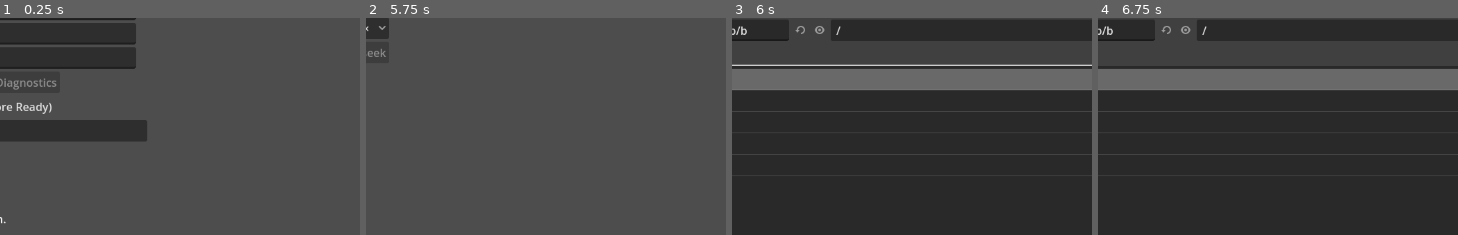
Above: before the commit, frames 1-4 (left to right).
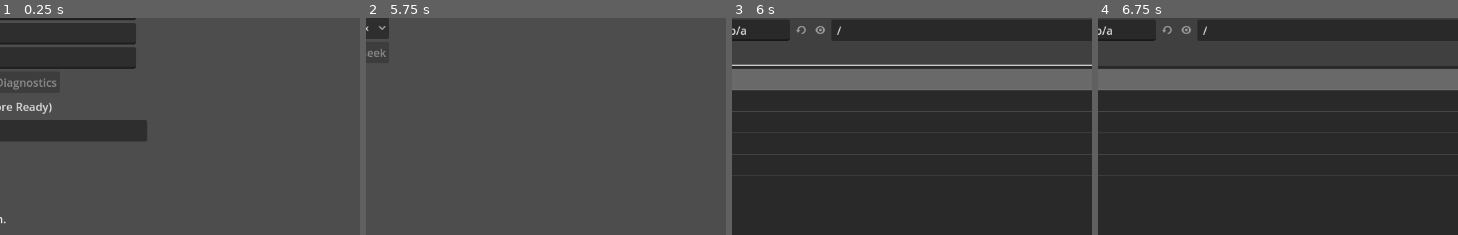
Above: after the commit, the same moments.

Repository: Ambiguous-Interactive/fortress-rollback-godot
Game: Godot game, scene res://examples/online/online.tscn
Same seed, same stepped clock (60 frames per second), same inputs: the game is played once before the commit and once after it. The project has no main scene, so this scene is started directly.
Inputs (mouse positions are % of the whole screen's width and height, from its top left):
- Up to frame 1 (0.25 s): no input
- Up to frame 2 (5.75 s): click (44, 18) at 0.52 s; type "12" at 0.6 s; click "Create room" at 1.25 s; click "Join room" at 2 s; click "Record replay: first 10 minut…" at 2.75 s; click "Record replay: first 10 minut…" at 3.5 s; click "Record replay: first 10 minut…" at 4.25 s; click "Watch replay" at 5 s
- Up to frame 3 (6 s): click "Open replay" at 5.75 s
- Up to frame 4 (6.75 s): click (38, 80) at 6.52 s; type "12" at 6.6 s
The pictures show only the part of the screen within x 46-96%, y 9-59%; the shares and areas given below are measured in that part.

Frames 1-2 are identical in both runs. In frame 3, 0.1% of the frame differs, in the area x 2-31%, y 3-11%; in frame 4, 0.1%.

Commit message:
Finish callback Leave before releasing online owners

Diff:
--- a/examples/online/lobby.gd
+++ b/examples/online/lobby.gd
@@ -35,6 +35,13 @@
 func connect_room(endpoint: String, player_name: String, room: String, now_us: int) -> Error:
 	if _is_busy():
 		return ERR_BUSY
+	_is_servicing = true
+	var code: Error = _connect_room(endpoint, player_name, room, now_us)
+	_is_servicing = false
+	return code
+
+
+func _connect_room(endpoint: String, player_name: String, room: String, now_us: int) -> Error:
 	if client != null:
 		return ERR_ALREADY_IN_USE
 	if now_us < 0 or not (endpoint.begins_with("ws://") or endpoint.begins_with("wss://")) or player_name.strip_edges().is_empty():
@@ -75,15 +82,20 @@
 	_last_now = now_us
 	_deadline = now_us + 30000000
 	_connect_callbacks()
+	var revision: int = _connection_revision
 	state = "connecting"
 	message = "Connecting to SignalFish…"
 	var configured: Error = client.call("configure", _config)
+	if revision != _connection_revision:
+		return ERR_UNAVAILABLE
 	if configured != OK:
 		_fail("SDK configuration failed (%d)." % configured)
 		return configured
 	if state == "failed":
 		return ERR_UNAVAILABLE
 	var connected: Error = client.call("connect_to_server")
+	if revision != _connection_revision:
+		return ERR_UNAVAILABLE
 	if connected != OK:
 		_fail("Connection failed (%d)." % connected)
 		return connected
@@ -99,20 +111,35 @@
 func ready() -> Error:
 	if _is_busy():
 		return ERR_BUSY
-	if state != "lobby" or has_readied or client.call("get_players").size() != 2:
+	_is_servicing = true
+	var code: Error = _ready()
+	_is_servicing = false
+	return code
+
+
+func _ready() -> Error:
+	if state != "lobby" or has_readied:
+		return ERR_UNAVAILABLE
+	var revision: int = _connection_revision
+	var players: Array = client.call("get_players")
+	if revision != _connection_revision or players.size() != 2:
 		return ERR_UNAVAILABLE
 	var roster: PackedStringArray = PackedStringArray()
-	for player: RefCounted in client.call("get_players"):
+	for player: RefCounted in players:
 		roster.append(player.get("id"))
 	# Host entropy belongs to the transport lifetime, never to simulation state.
 	var incarnation: PackedByteArray = Crypto.new().generate_random_bytes(8)
 	var frozen: Error = game_match.freeze(client, mesh, roster, incarnation)
+	if revision != _connection_revision:
+		return ERR_UNAVAILABLE
 	if frozen != OK:
 		_fail("Could not freeze the two-player room (%d)." % frozen)
 		return frozen
 	if state == "failed":
 		return ERR_UNAVAILABLE
 	var code: Error = client.call("set_ready")
+	if revision != _connection_revision:
+		return ERR_UNAVAILABLE
 	if code != OK:
 		_fail("Ready failed (%d)." % code)
 		return code
@@ -126,11 +153,21 @@
 func start() -> Error:
 	if _is_busy():
 		return ERR_BUSY
+	_is_servicing = true
+	var code: Error = _start()
+	_is_servicing = false
+	return code
+
+
+func _start() -> Error:
 	if not is_creator or not has_readied or not all_ready or state != "lobby":
 		return ERR_UNAVAILABLE
+	var revision: int = _connection_revision
 	state = "starting"
 	_deadline = _last_now + 30000000
 	var code: Error = client.call("start_game")
+	if revision != _connection_revision:
+		return ERR_UNAVAILABLE
 	if code != OK:
 		_fail("Start failed (%d)." % code)
 	elif state == "failed":
@@ -163,13 +200,19 @@
 		_fail(game_match.failure)
 		_finish_cleanup()
 		return
+	var revision: int = _connection_revision
 	client.call("poll")
-	if state == "failed":
+	if revision != _connection_revision or state == "failed":
 		return
 	mesh.call("poll")
-	if state == "failed":
-		return
-	if state == "connecting" and client.call("is_authenticated") and _info != null:
+	if revision != _connection_revision or state == "failed":
+		return
+	var authenticated: bool = false
+	if state == "connecting":
+		authenticated = client.call("is_authenticated")
+		if revision != _connection_revision:
+			return
+	if state == "connecting" and authenticated and _info != null:
 		var params: RefCounted = _sdk.JoinRoomParams.new()
 		params.set("game_name", "fortress-online-integer")
 		params.set("player_name", _name)
@@ -178,6 +221,8 @@
 		params.set("supports_authority", false)
 		state = "joining"
 		var code: Error = client.call("join_room", params)
+		if revision != _connection_revision:
+			return
 		if code != OK:
 			_fail("Room join failed (%d)." % code)
 		if state == "failed":
@@ -187,6 +232,8 @@
 		return
 	if has_readied:
 		var route: String = game_match.adapter.status().route
+		if revision != _connection_revision:
+			return
 		if route in ["blocked", "restart_required"]:
 			_fail("Room membership or transport lifetime changed.")
 		elif route in ["relay", "relay_required"] and not game_match.has_started:
@@ -196,13 +243,19 @@
 				state = "starting"
 				_deadline = now_us + 30000000
 			var transport: Object = mesh.call("get_multiplayer_peer")
+			if revision != _connection_revision:
+				return
 			if transport != null:
 				transport.call("poll")
-				if state == "failed":
+				if revision != _connection_revision or state == "failed":
 					return
 				var peers: Dictionary = transport.call("get_peers")
+				if revision != _connection_revision:
+					return
 				if peers.size() == 1 and peers.values()[0].get("connected", false):
 					var started: Error = game_match.start_transport(client, mesh, _config, _info, now_us - _epoch)
+					if revision != _connection_revision:
+						return
 					if started != OK:
 						_fail("Transport setup failed (%d)." % started)
 					elif state != "failed":
@@ -218,24 +271,37 @@
 
 
 func disconnect_room() -> void:
+	if _closing:
+		return
+	var defer_release: bool = _is_servicing or game_match._is_busy()
 	_connection_revision += 1
 	_closing = true
-	game_match.detach()
-	_cleanup_pending = false
-	if mesh != null:
-		mesh.free()
-		mesh = null
-	if client != null:
-		client.call("close", 1000, "Leaving example room")
-		client.free()
-		client = null
+	var previous_mesh: Node = mesh
+	var previous_client: Node = client
+	mesh = null
+	client = null
 	_config = null
 	_info = null
 	state = "offline"
 	message = "Left the room. Create a new room and share its new code to restart."
 	has_readied = false
 	all_ready = false
+	game_match.detach()
+	_cleanup_pending = false
+	_release_node(previous_mesh, defer_release)
+	if previous_client != null:
+		previous_client.call("close", 1000, "Leaving example room")
+		_release_node(previous_client, defer_release)
 	_closing = false
+
+
+func _release_node(node: Node, defer_release: bool) -> void:
+	if not is_instance_valid(node):
+		return
+	if defer_release:
+		node.queue_free()
+	else:
+		node.free()
 
 
 func _connect_callbacks() -> void:
@@ -302,4 +368,4 @@
 
 
 func _is_busy() -> bool:
-	return _is_servicing or game_match._is_busy()
+	return _closing or _is_servicing or game_match._is_busy()
--- a/examples/online/match.gd
+++ b/examples/online/match.gd
@@ -173,6 +173,8 @@
 		# leave the rest of the frame's budget to the browser and the game.
 		if _pending.is_empty() and fallback.idle():
 			break
+	if not has_started:
+		return
 	if failure.is_empty() and replay_finishing:
 		_finish_replay_boundary(now_us)
 	elif failure.is_empty() and peer.network_status().state == "running":
@@ -180,6 +182,8 @@
 			_held = buttons
 		var samples: Array[Driver.LocalInput] = [Driver.LocalInput.new(local_slot, peer.status().current_frame, PackedByteArray([_held]))]
 		var result: Driver.StepResult = peer.step(now_us, samples)
+		if not has_started:
+			return
 		if result.code == Types.Code.OK:
 			_held = -1
 			has_recorded_replay = has_recorded_replay or (record_replay and peer.status().current_frame > 0 and peer.status().confirmed_frame >= 0)
@@ -189,7 +193,8 @@
 			failure = "Game stopped (%d). Leave and create a new room." % result.code
 		if failure.is_empty():
 			_service(now_us)
-	_collect_events()
+	if has_started:
+		_collect_events()
 
 
 ## Stop local gameplay and request final-state evidence while game callbacks remain legal.
@@ -212,9 +217,13 @@
 	if replay_captured or replay_capture_code not in [Types.Code.PREDICTION_STALL, Types.Code.NETWORK_BACKPRESSURE]:
 		return
 	var recovered: Driver.StepResult = peer.recover(now_us)
+	if not has_started:
+		return
 	replay_capture_code = recovered.code
 	if recovered.code == Types.Code.OK:
 		replay_capture_code = peer.capture_replay_boundary().code
+		if not has_started:
+			return
 		replay_captured = replay_capture_code == Types.Code.OK
 		has_recorded_replay = has_recorded_replay or replay_captured or (peer.replay() != null and peer.replay().frame_count() > 0)
 	if peer.status().lifecycle == Types.Lifecycle.TERMINATED:
@@ -247,6 +256,8 @@
 func _poll_protocol(now_us: int) -> bool:
 	for _attempt: int in 2:
 		var code: int = peer.poll(now_us, [next_token()])
+		if not has_started:
+			return false
 		if code not in [Inputs.Code.OK, Inputs.Code.BACKPRESSURE]:
 			failure = "Protocol stopped (%d). Leave and create a new room." % code
 			return false
@@ -280,12 +291,16 @@
 		_pending = peer.drain_outbox()
 	if not _pending.is_empty():
 		var accepted: int = fallback.enqueue_batch(_pending)
+		if not has_started:
+			return false
 		if accepted == Fallback.Code.OK:
 			_pending.clear()
 		elif accepted != Fallback.Code.BACKPRESSURE:
 			failure = "Transport queue stopped (%d). Leave and create a new room." % accepted
 			return false
 	var result: Fallback.Result = fallback.poll(now_us, next_token)
+	if not has_started:
+		return false
 	if result.code not in [Fallback.Code.OK, Fallback.Code.BACKPRESSURE]:
 		failure = "Transport stopped (%d). Leave and create a new room." % result.code
 		return false
@@ -293,12 +308,14 @@
 
 
 func detach() -> void:
+	has_started = false
+	if peer._core != null:
+		peer._core.terminate()
 	fallback.detach()
 	direct.detach()
 	relay.detach()
 	adapter.detach()
 	_pending.clear()
-	has_started = false
 
 
 func _is_busy() -> bool:
--- /dev/null
+++ b/tests/unit/test_online_cancellation.gd
@@ -0,0 +1,403 @@
+extends RefCounted
+
+# Value: protects=callback cancellation ends online service without freeing emitting nodes or advancing canceled work;
+# fails_when=Leave frees a live SDK owner or a detached match runs another frame; why_new=ordinary cleanup runs between ticks; seam=none
+const Fixture = preload("res://tests/unit/test_online_example.gd")
+const Lobby = preload("res://examples/online/lobby.gd")
+const Simulation = preload("res://examples/offline/simulation.gd")
+const Driver = preload("res://addons/fortress_rollback/core/driver.gd")
+const Types = preload("res://addons/fortress_rollback/core/session_types.gd")
+
+
+class CancelClient:
+	extends Node
+	signal left
+	var armed: bool = false
+	var polls: int = 0
+	var closes: int = 0
+	var leave_stage: String = ""
+
+	func poll() -> void:
+		polls += 1
+		if armed:
+			armed = false
+			left.emit()
+
+	func close(_code: int, _reason: String) -> Error:
+		closes += 1
+		left.emit()
+		return OK
+
+	func get_players() -> Array[RefCounted]:
+		return [RoomPlayer.new(Fixture.U), RoomPlayer.new(Fixture.V)]
+
+	func set_ready() -> Error:
+		if leave_stage == "ready":
+			left.emit()
+		return OK
+
+	func start_game() -> Error:
+		left.emit()
+		return OK
+
+
+class RoomPlayer:
+	extends RefCounted
+	var id: String
+
+	func _init(uuid: String) -> void:
+		id = uuid
+
+
+class RoomMatch:
+	extends Fixture.Match
+	var owner: WeakRef
+	var leave_on_freeze: bool = false
+	var leave_on_start: bool = false
+	var starts: int = 0
+
+	func freeze(_client: Object, _mesh: Object, _roster: PackedStringArray, _incarnation: PackedByteArray) -> Error:
+		if leave_on_freeze:
+			owner.get_ref().disconnect_room()
+		return OK
+
+	func start_transport(_client: Object, _mesh: Object, _config: Object, _info: Object, _now_us: int) -> Error:
+		starts += 1
+		if leave_on_start:
+			owner.get_ref().disconnect_room()
+		return OK
+
+
+class StartupAdapter:
+	extends Fixture.Match.Adapter
+	var owner: WeakRef
+	var armed: bool = false
+
+	func status() -> Dictionary:
+		if armed:
+			armed = false
+			owner.get_ref().disconnect_room()
+		return {"route": "mesh"}
+
+
+class StartupTransport:
+	extends RefCounted
+	var owner: WeakRef
+	var phase: String
+
+	func poll() -> void:
+		if phase == "poll":
+			owner.get_ref().disconnect_room()
+
+	func get_peers() -> Dictionary:
+		if phase == "peers":
+			owner.get_ref().disconnect_room()
+		return {2: {"connected": true}}
+
+
+class StartupMesh:
+	extends CancelMesh
+	var controller: WeakRef
+	var phase: String
+	var transport: StartupTransport = StartupTransport.new()
+
+	func get_multiplayer_peer() -> Object:
+		if phase == "getter":
+			controller.get_ref().disconnect_room()
+		return transport
+
+
+class CancelCoordinator:
+	extends Fixture.IdleCoordinator
+	var owner: WeakRef
+	var boundary: String
+
+	func enqueue_batch(_packets: Array[Fixture.Peer.Packet]) -> int:
+		if boundary == "enqueue":
+			owner.get_ref().detach()
+		return Code.OK
+
+	func poll(_now_us: int, _factory: Callable = Callable()) -> Result:
+		owner.get_ref().detach()
+		return Result.new(Code.BACKPRESSURE)
+
+
+class CancelMesh:
+	extends Node
+	signal left
+	var armed: bool = false
+	var polls: int = 0
+
+	func poll() -> void:
+		polls += 1
+		if armed:
+			armed = false
+			left.emit()
+
+
+class CancelGame:
+	extends Simulation
+	var owner: WeakRef
+	var boundary: int = -1
+	var canceled_frame: int = -1
+	var calls_after_cancel: int = 0
+
+	func cancel(kind: int) -> bool:
+		if canceled_frame >= 0:
+			calls_after_cancel += 1
+		if boundary != kind:
+			return false
+		boundary = -1
+		canceled_frame = frame
+		owner.get_ref().detach()
+		return true
+
+	func save_state(saved_frame: int, writer: RefCounted) -> Driver.SaveResult:
+		var saved: Driver.SaveResult = super.save_state(saved_frame, writer)
+		cancel(Types.Kind.SAVE)
+		return saved
+
+	func simulate_frame(input_frame: int, inputs: Types.FrameInputs) -> bool:
+		var advanced: bool = super.simulate_frame(input_frame, inputs)
+		cancel(Types.Kind.ADVANCE)
+		return advanced
+
+
+func cases() -> PackedStringArray:
+	return PackedStringArray(["sdk_leave", "game_leave", "notification_leave", "idle_leave", "room_leave", "transport_leave", "startup_leave", "manual_leave"])
+
+
+func run_case(name: String, context: RefCounted) -> void:
+	if name == "sdk_leave":
+		_sdk_leave(context)
+	elif name == "idle_leave":
+		_idle_leave(context)
+	elif name == "room_leave":
+		_room_leave(context)
+	elif name == "startup_leave":
+		_startup_leave(context)
+	elif name == "manual_leave":
+		_manual_leave(context)
+	elif name == "transport_leave":
+		_transport_leave(context)
+	else:
+		_match_leave(context, name == "notification_leave")
+	context.finish()
+
+
+func _sdk_leave(context: RefCounted) -> void:
+	for source: String in ["control", "client", "mesh"]:
+		var lobby: Lobby = Lobby.new()
+		var client: CancelClient = CancelClient.new()
+		var mesh: CancelMesh = CancelMesh.new()
+		Engine.get_main_loop().root.add_child(client)
+		Engine.get_main_loop().root.add_child(mesh)
+		client.armed = source == "client"
+		mesh.armed = source == "mesh"
+		client.left.connect(lobby.disconnect_room)
+		mesh.left.connect(lobby.disconnect_room)
+		lobby.client = client
+		lobby.mesh = mesh
+		lobby.state = "lobby"
+		lobby.tick(10, 0)
+		if source == "control":
+			context.equal(lobby.state, "lobby", "ordinary SDK poll preserves room")
+			context.equal(mesh.polls, 1, "ordinary service polls mesh")
+			lobby.disconnect_room()
+		else:
+			context.equal(lobby.state, "offline", "callback Leave completes logical cleanup")
+			context.equal(lobby.client, null, "callback Leave clears client ownership")
+			context.equal(lobby.mesh, null, "callback Leave clears mesh ownership")
+			context.equal(lobby._is_busy(), false, "callback Leave releases service guard after unwind")
+			context.equal(is_instance_valid(client), true, "emitting SDK owner survives until callback returns")
+			context.equal(is_instance_valid(mesh), true, "mesh release waits for active service")
+			if is_instance_valid(client):
+				context.equal(client.closes, 1, "callback closes signaling once")
+				context.equal(client.is_queued_for_deletion(), true, "client physical release is scheduled")
+			if is_instance_valid(mesh):
+				context.equal(mesh.polls, int(source == "mesh"), "Leave fences later SDK work")
+				context.equal(mesh.is_queued_for_deletion(), true, "mesh physical release is scheduled")
+			lobby.tick(11, 0)
+			context.equal(lobby._last_now, 10, "retired room stops accepting service time")
+
+
+func _match_leave(context: RefCounted, notification: bool) -> void:
+	for kind: int in [Types.Kind.SAVE] if notification else [Types.Kind.SAVE, Types.Kind.ADVANCE]:
+		var helper: RefCounted = Fixture.new()
+		var fixtures: Array[Dictionary] = [helper._fixture(context, Fixture.U), helper._fixture(context, Fixture.V)]
+		var target: Fixture.Match = fixtures[0].driver
+		var game: CancelGame = CancelGame.new()
+		game.owner = weakref(target)
+		target.game = game
+		context.equal(target.peer._driver.configure(target.peer._core, game), Types.Code.OK, "cancel callback configures")
+		var now: int = 0
+		for turn: int in 20:
+			for fixture: Dictionary in fixtures:
+				fixture.driver.tick(now, Simulation.RIGHT)
+			helper._deliver(fixtures)
+			now += 16667
+		context.equal(target.failure, "", "cancel control has healthy gameplay")
+		if notification:
+			target.peer.step_completed.connect(
+				func(_code: int, _before: int, _after: int) -> void:
+					game.canceled_frame = game.frame
+					target.detach(),
+				CONNECT_ONE_SHOT
+			)
+		else:
+			game.boundary = kind
+		target.tick(now, Simulation.RIGHT)
+		context.equal(game.canceled_frame >= 0, true, "cancellation boundary actually ran")
+		context.equal(target.has_started, false, "callback detaches match")
+		context.equal(target.failure, "", "intentional detach does not report transport failure")
+		context.equal(target.peer.status().lifecycle, Types.Lifecycle.TERMINATED, "detach retires the shared session")
+		context.equal(game.frame, game.canceled_frame, "no game state advances after cancellation")
+		context.equal(game.calls_after_cancel, 0, "no later callback runs after cancellation")
+		var bytes: PackedByteArray = game.canonical_bytes()
+		target.tick(now + 1, Simulation.LEFT)
+		context.bytes_equal(game.canonical_bytes(), bytes, game.frame, "retained canceled match cannot advance")
+		for fixture: Dictionary in fixtures:
+			fixture.driver.detach()
+			fixture.mesh.free()
+			fixture.client.free()
+
+
+func _idle_leave(context: RefCounted) -> void:
+	var lobby: Lobby = Lobby.new()
+	var client: CancelClient = CancelClient.new()
+	var mesh: CancelMesh = CancelMesh.new()
+	lobby.client = client
+	lobby.mesh = mesh
+	lobby.state = "lobby"
+	lobby.disconnect_room()
+	context.equal(lobby.state, "offline", "ordinary Leave completes immediately")
+	context.equal(is_instance_valid(client), false, "idle client releases synchronously")
+	context.equal(is_instance_valid(mesh), false, "idle mesh releases synchronously")
+
+
+func _room_leave(context: RefCounted) -> void:
+	for stage: String in ["freeze", "ready", "start"]:
+		var lobby: Lobby = Lobby.new()
+		var client: CancelClient = CancelClient.new()
+		var mesh: CancelMesh = CancelMesh.new()
+		var game: RoomMatch = RoomMatch.new()
+		Engine.get_main_loop().root.add_child(client)
+		Engine.get_main_loop().root.add_child(mesh)
+		game.owner = weakref(lobby)
+		game.leave_on_freeze = stage == "freeze"
+		client.leave_stage = stage
+		client.left.connect(lobby.disconnect_room)
+		lobby.client = client
+		lobby.mesh = mesh
+		lobby.game_match = game
+		lobby.state = "lobby"
+		var code: Error
+		if stage == "start":
+			lobby.is_creator = true
+			lobby.has_readied = true
+			lobby.all_ready = true
+			code = lobby.start()
+		else:
+			code = lobby.ready()
+		context.equal(code, ERR_UNAVAILABLE, "Leave overrides successful SDK setup return")
+		context.equal(lobby.state, "offline", "room operation cannot revive a canceled room")
+		context.equal(lobby.has_readied, false, "canceled setup does not publish readiness")
+		context.equal(lobby._is_busy(), false, "canceled setup releases controller ownership")
+		context.equal(client.closes, 1, "reentrant close cannot repeat logical Leave")
+		context.equal(client.is_queued_for_deletion(), true, "room callback owner releases after unwind")
+
+
+func _transport_leave(context: RefCounted) -> void:
+	for phase: String in ["enqueue", "poll"]:
+		var fixture: Dictionary = Fixture.new()._fixture(context, Fixture.U)
+		var target: Fixture.Match = fixture.driver
+		var coordinator: CancelCoordinator = CancelCoordinator.new()
+		coordinator.owner = weakref(target)
+		coordinator.boundary = phase
+		target.fallback.detach()
+		target.fallback = coordinator
+		target.tick(0, Simulation.RIGHT)
+		context.equal(target.has_started, false, "transport callback retires match")
+		context.equal(target.failure, "", "transport cancellation is not an unexpected send failure")
+		context.equal(target.peer.status().lifecycle, Types.Lifecycle.TERMINATED, "transport cancellation retires driver")
+		context.equal(target.game.frame, 0, "canceled transport service cannot start gameplay")
+		target.detach()
+		fixture.mesh.free()
+		fixture.client.free()
+
+
+func _startup_leave(context: RefCounted) -> void:
+	for phase: String in ["control", "route", "getter", "poll", "peers", "start"]:
+		var lobby: Lobby = Lobby.new()
+		var client: CancelClient = CancelClient.new()
+		var mesh: StartupMesh = StartupMesh.new()
+		var game: RoomMatch = RoomMatch.new()
+		var adapter: StartupAdapter = StartupAdapter.new()
+		Engine.get_main_loop().root.add_child(client)
+		Engine.get_main_loop().root.add_child(mesh)
+		game.owner = weakref(lobby)
+		game.leave_on_start = phase == "start"
+		adapter.owner = weakref(lobby)
+		adapter.armed = phase == "route"
+		game.adapter = adapter
+		mesh.controller = weakref(lobby)
+		mesh.phase = phase
+		mesh.transport.owner = weakref(lobby)
+		mesh.transport.phase = phase
+		lobby.client = client
+		lobby.mesh = mesh
+		lobby.game_match = game
+		lobby.has_readied = true
+		lobby.state = "starting"
+		lobby._deadline = 100
+		lobby.tick(10, 0)
+		if phase == "control":
+			context.equal(lobby.state, "playing", "uncanceled transport setup publishes playback")
+			context.equal(game.starts, 1, "ordinary setup starts transport once")
+			lobby.disconnect_room()
+		else:
+			context.equal(lobby.state, "offline", "startup Leave preserves intentional room exit: " + phase)
+			context.equal(lobby.message.begins_with("Left the room."), true, "startup cancellation does not become failure: " + phase)
+			context.equal(game.starts, int(phase == "start"), "no setup continues after its owner leaves: " + phase)
+			context.equal(lobby._is_busy(), false, "startup cancellation releases controller guard")
+
+
+func _manual_leave(context: RefCounted) -> void:
+	for operation: String in ["leave", "failure"]:
+		var helper: RefCounted = Fixture.new()
+		var fixtures: Array[Dictionary] = [helper._fixture(context, Fixture.U), helper._fixture(context, Fixture.V)]
+		var target: Fixture.Match = fixtures[0].driver
+		for turn: int in 20:
+			for fixture: Dictionary in fixtures:
+				fixture.driver.tick(turn * 16667, Simulation.RIGHT)
+			helper._deliver(fixtures)
+		var core: RefCounted = target.peer._core
+		var frame: int = core.status().current_frame
+		context.equal(core.submit_local_input(target.local_slot, frame, PackedByteArray([Simulation.RIGHT])).code, Types.Code.OK, "manual cancellation stages input")
+		var batch: Types.Result = core.begin_advance()
+		context.equal(batch.code, Types.Code.READY, "manual cancellation retains an open batch")
+		var request: Types.Request = batch.batch.next_request()
+		var lobby: Lobby = Lobby.new()
+		var client: CancelClient = CancelClient.new()
+		var mesh: CancelMesh = CancelMesh.new()
+		Engine.get_main_loop().root.add_child(client)
+		Engine.get_main_loop().root.add_child(mesh)
+		lobby.client = client
+		lobby.mesh = mesh
+		lobby.game_match = target
+		lobby.state = "playing"
+		if operation == "leave":
+			lobby.disconnect_room()
+			context.equal(lobby.connect_room("invalid", "player", "", 0), ERR_INVALID_PARAMETER, "retired manual batch does not block fresh-room validation")
+		else:
+			lobby._fail("original failure")
+			lobby.tick(1, 0)
+			context.equal(client.polls, 1, "failed-state service completes SDK close despite old manual work")
+			context.equal(lobby.message.begins_with("original failure"), true, "manual cancellation preserves failure cause")
+			lobby.disconnect_room()
+		context.equal(lobby._is_busy(), false, "retired manual owner does not keep lobby busy")
+		context.equal(request.writer.status() != 0, true, "Leave expires retained manual writer")
+		for fixture: Dictionary in fixtures:
+			fixture.driver.detach()
+			fixture.mesh.free()
+			fixture.client.free()
Not shown, changed: .llm/retrospectives/2026-10-30-online-service-ownership.md
Not shown, changed: .llm/skills/networking-transport/SKILL.md
Not shown, changed: CHANGELOG.md
Not shown, changed: PLAN.md
Not shown, changed: docs/online-example.md
